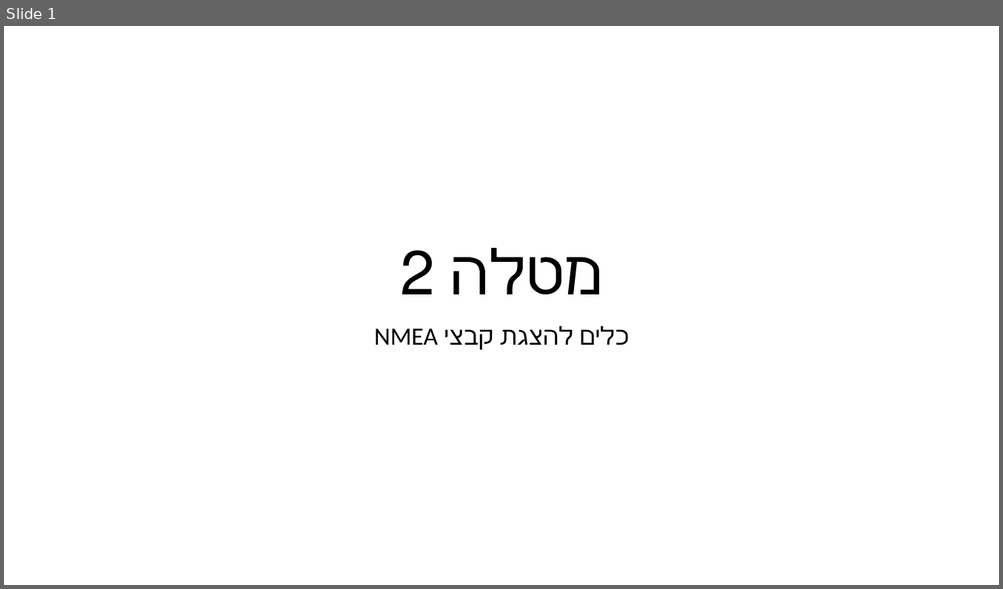
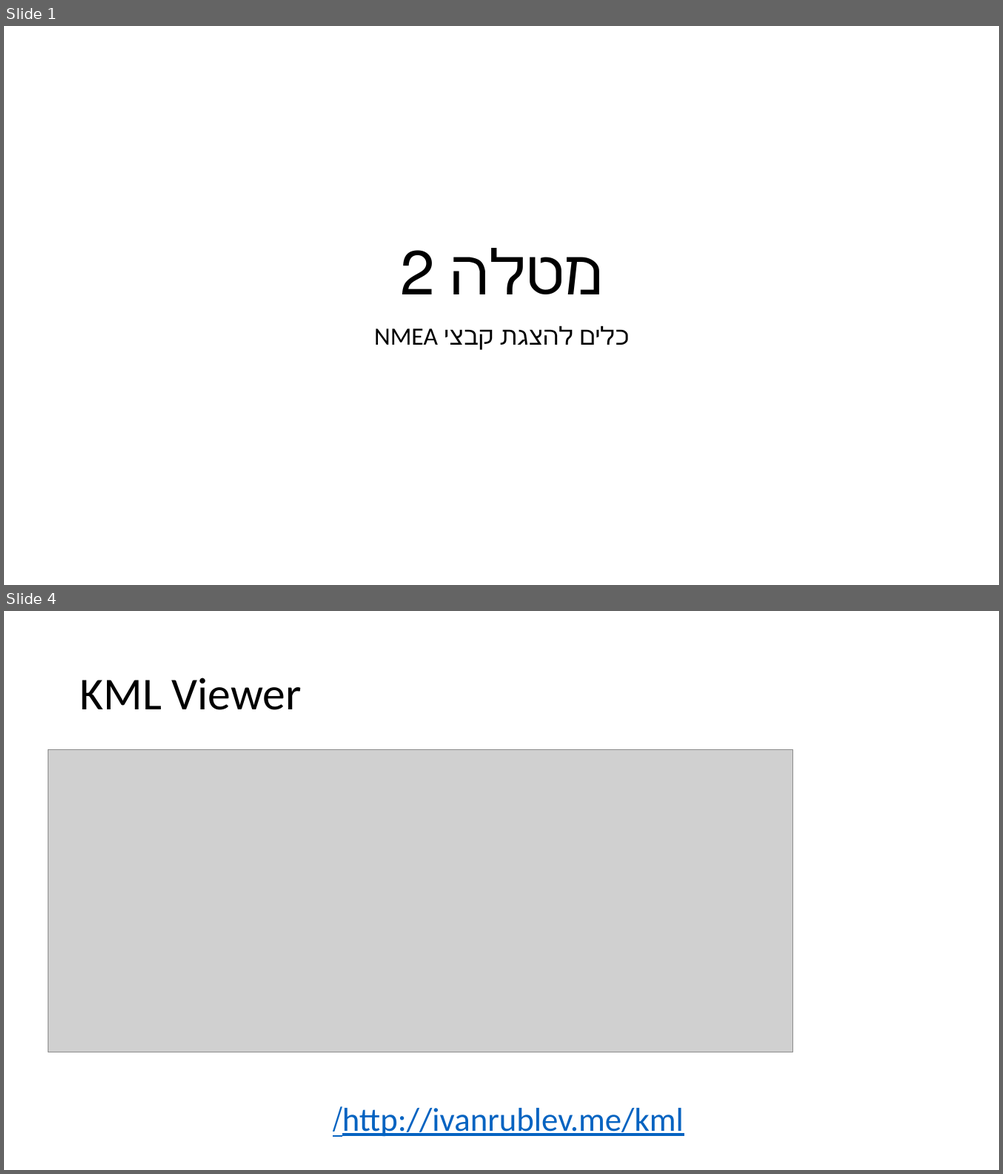
Before and after one commit to Mesfin1/matala2, a slide deck: ex2/NMEA Viewing Tools.pptx. Shown one above the other, each under a label of ours: slide 1 before the commit, slides 1 and 4 after it; the slides between them are not shown. The pictures are 1003x589 and 1003x1174 pixels, drawn with LibreOffice and Linux fonts; fonts in the diff are those of the drawing; grey boxes stand for pictures. Boxes give left, top, right and bottom in pixels: in the first picture for what was removed or moved away, otherwise in the second. Text is boxed around its words. In the diff, an @@ line names an element or a change of style, - is before the commit and + after.

```diff
--- a/ex2/NMEA Viewing Tools.pptx
+++ b/ex2/NMEA Viewing Tools.pptx
@@ slide 4 added at <box>4,611,999,1170</box>, background #FFFFFF @@
@@ title added at <box>79,678,301,710</box>, 44 pt, text #000000 @@
+KML Viewer
@@ picture added at <box>48,750,793,1052</box> @@
@@ text added at <box>342,1108,683,1137</box>, 32 pt, text #0563C1, underline @@
+http://ivanrublev.me/kml/
```
Also in this commit, not shown: 3 slides changed, 1 other slide added.
